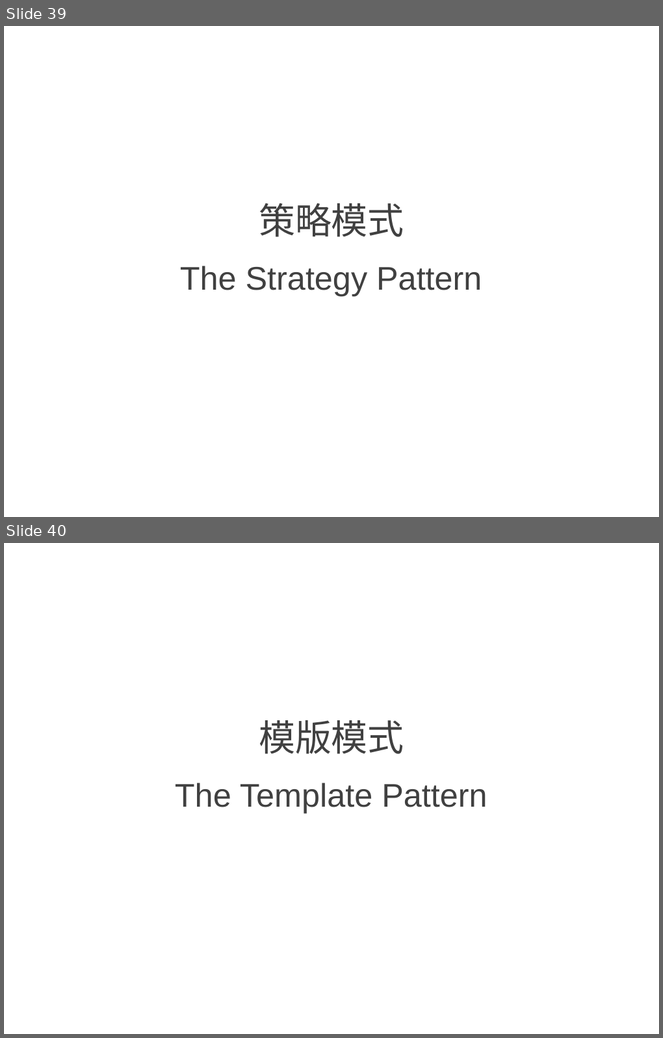
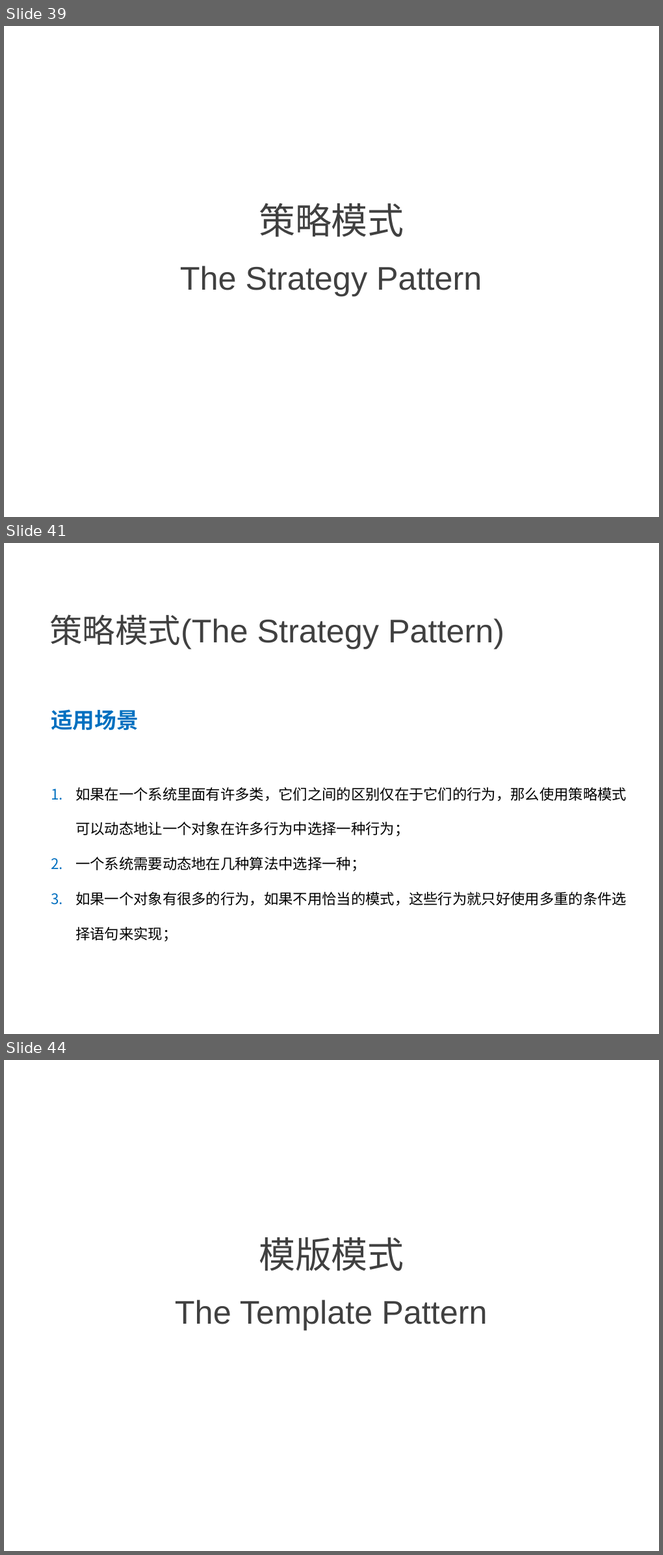
Before and after one commit to NewGr8Player/My-PPT, a slide deck: Design pattern/4.设计模式-行为型模式.pptx. Shown one above the other, each under a label of ours: slides 39 and 40 before the commit, slides 39, 41 and 44 after it; the slides between them are not shown. The pictures are 663x1038 and 663x1555 pixels, drawn with LibreOffice and Linux fonts; fonts in the diff are those of the drawing. Boxes give left, top, right and bottom in pixels: in the first picture for what was removed or moved away, otherwise in the second. Text is boxed around its words. In the diff, an @@ line names an element or a change of style, - is before the commit and + after.

Commit message:
Add     - 策略模式(The Strategy Pattern)     - 模版模式(The Template Pattern)

```diff
--- a/Design pattern/4.设计模式-行为型模式.pptx
+++ b/Design pattern/4.设计模式-行为型模式.pptx
@@ slide 41 added at [4, 543, 659, 1034], background #FFFFFF @@
@@ text added at [50, 615, 504, 650], 36 pt, text #404040 @@
+策略模式(The Strategy Pattern)
@@ text added at [51, 709, 627, 942], 16 pt, text #000000 @@
+适用场景
+1. 如果在一个系统里面有许多类，它们之间的区别仅在于它们的行为，那么使用策略模式可以动态地让一个对象在许多行为中选择一种行为；
+2. 一个系统需要动态地在几种算法中选择一种；
+3. 如果一个对象有很多的行为，如果不用恰当的模式，这些行为就只好使用多重的条件选择语句来实现；
@@ what was slide 40 is now slide 44 @@
```
Also in this commit, not shown: 7 other slides added.
